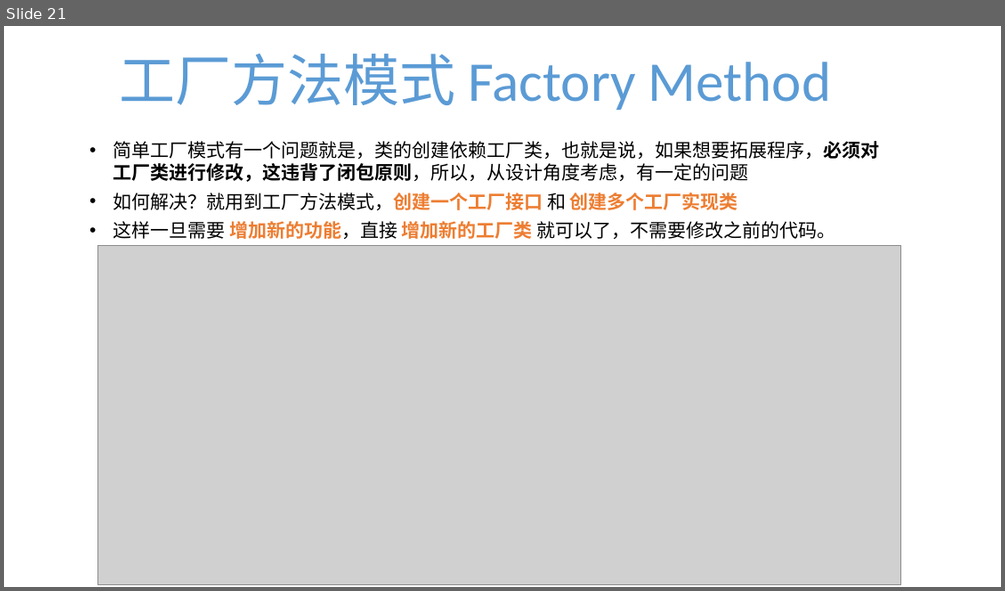
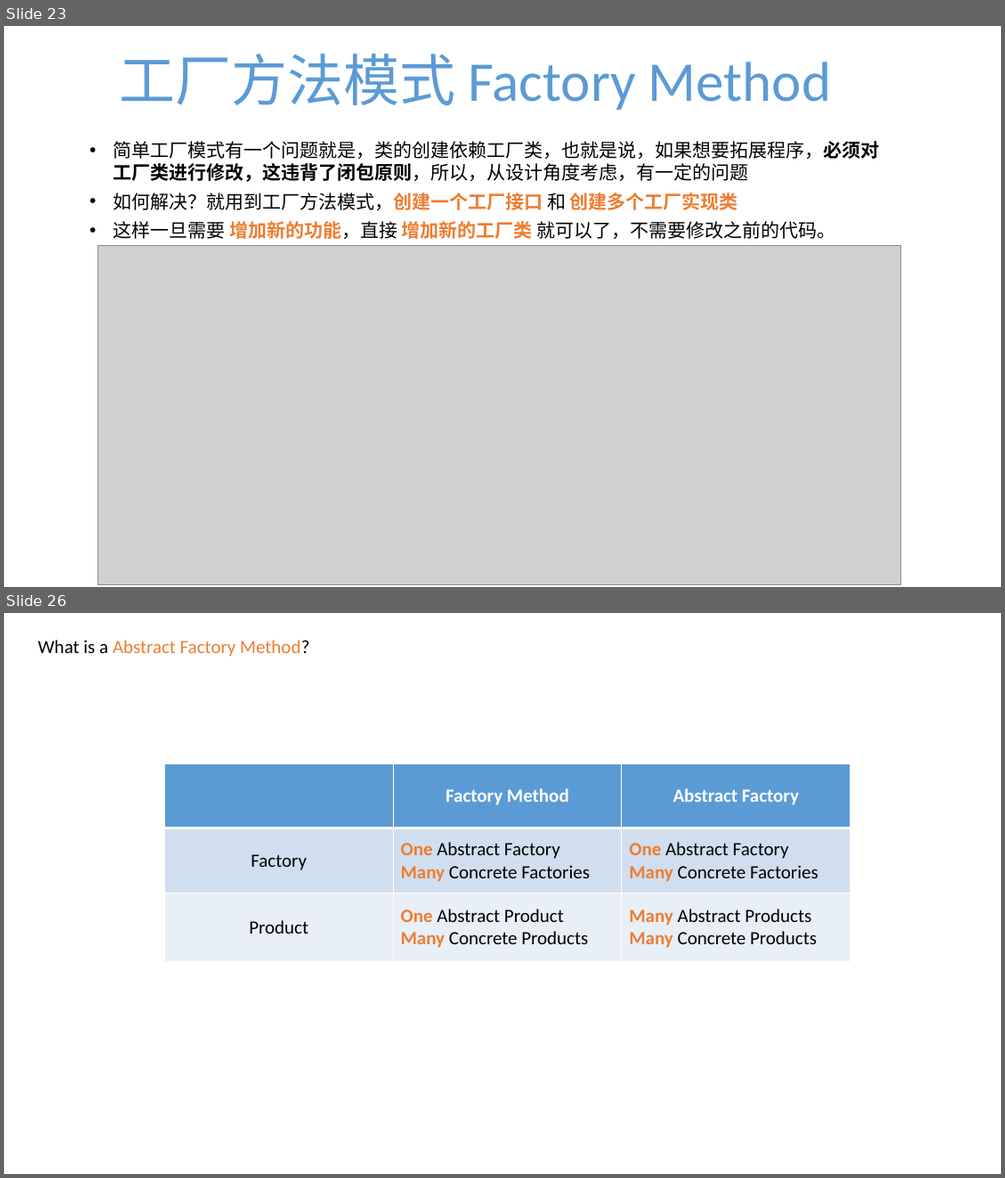
Before and after one commit to TWDH/Development, a slide deck: 赫桑的算法宝典/4.技术文章/Design Patterns and OOD.pptx. Shown one above the other, each under a label of ours: slide 21 before the commit, slides 23 and 26 after it; the slides between them are not shown. The pictures are 1005x591 and 1005x1178 pixels, drawn with LibreOffice and Linux fonts; fonts in the diff are those of the drawing; grey boxes stand for pictures. Boxes give left, top, right and bottom in pixels: in the first picture for what was removed or moved away, otherwise in the second. Text is boxed around its words. In the diff, an @@ line names an element or a change of style, - is before the commit and + after.

```diff
--- a/赫桑的算法宝典/4.技术文章/Design Patterns and OOD.pptx
+++ b/赫桑的算法宝典/4.技术文章/Design Patterns and OOD.pptx
@@ slide 26 added at bbox=[4, 613, 1001, 1174], background #FFFFFF @@
@@ text added at bbox=[38, 640, 309, 657], 18 pt, text #ED7D31 @@
+What is a Abstract Factory Method?
@@ table added at bbox=[165, 763, 851, 961], 3 rows, 3 columns @@
+ | Factory Method | Abstract Factory
+Factory | One Abstract Factory / Many Concrete Factories | One Abstract Factory / Many Concrete Factories
+Product | One Abstract Product / Many Concrete Products | Many Abstract Products / Many Concrete Products
@@ what was slide 21 is now slide 23 @@
```
Also in this commit, not shown: 3 slides changed, 6 other slides added.
